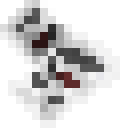
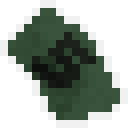
Layered file, before and after one edit (w=128, h=128). Changes by layer:
added layer "icon_five_euros" above "icon_note" over [0,0,128,128]
hid "icon_note" over [0,0,120,128]
